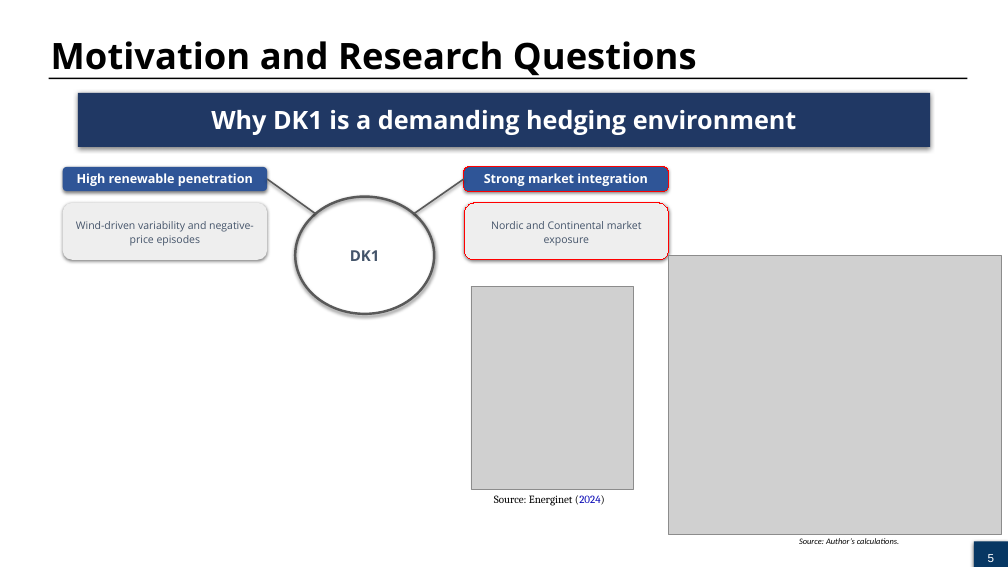
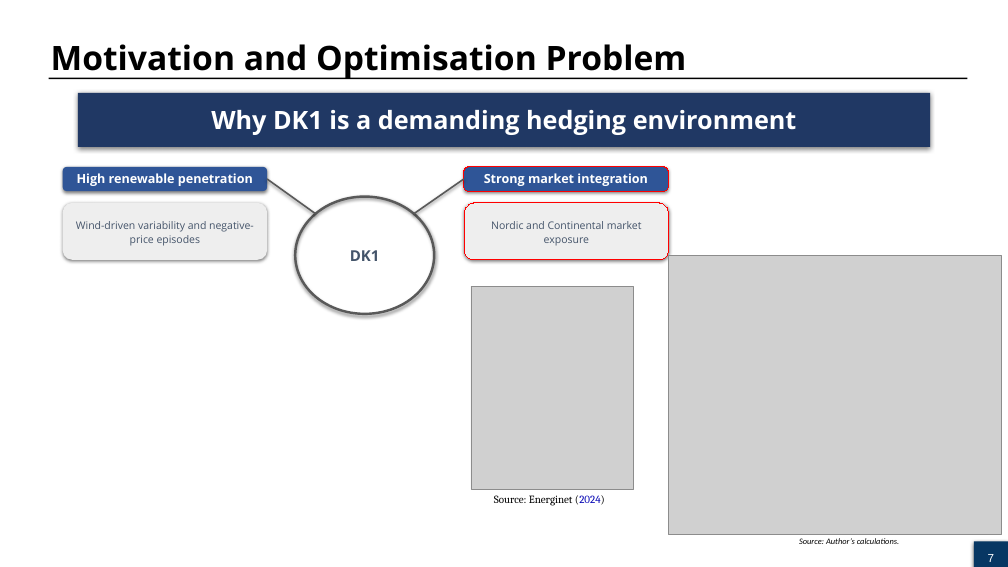
Before and after one commit to AkramBenaissa/Optimisation_electricitycosts, a slide deck: slide 7 of OptimProjectPrez.pptx (slide 5 before the commit). Drawn at 1008x567 pixels with LibreOffice and Linux fonts; fonts in the diff are those of the drawing; grey boxes stand for pictures. Boxes give left, top, right and bottom in pixels: in the first picture for what was removed or moved away, otherwise in the second. Text is boxed around its words. In the diff, an @@ line names an element or a change of style, - is before the commit and + after.

```diff
--- a/OptimProjectPrez.pptx
+++ b/OptimProjectPrez.pptx
@@ text at box(51, 44, 687, 79): text changed; size 34.7 to 32 pt @@
-Motivation and Research Questions
+Motivation and Optimisation Problem
@@ page number at box(988, 554, 994, 562): text changed @@
-5
+7
```
Also in this commit, not shown: 11 other slides changed, 9 slides added, 4 slides removed, 1 other file.
